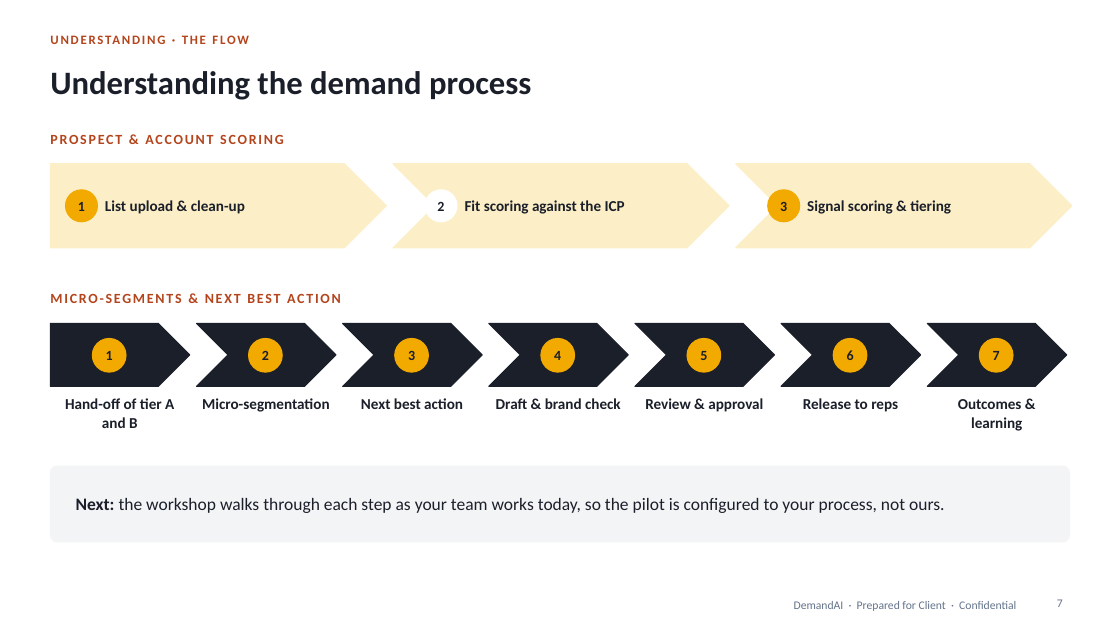
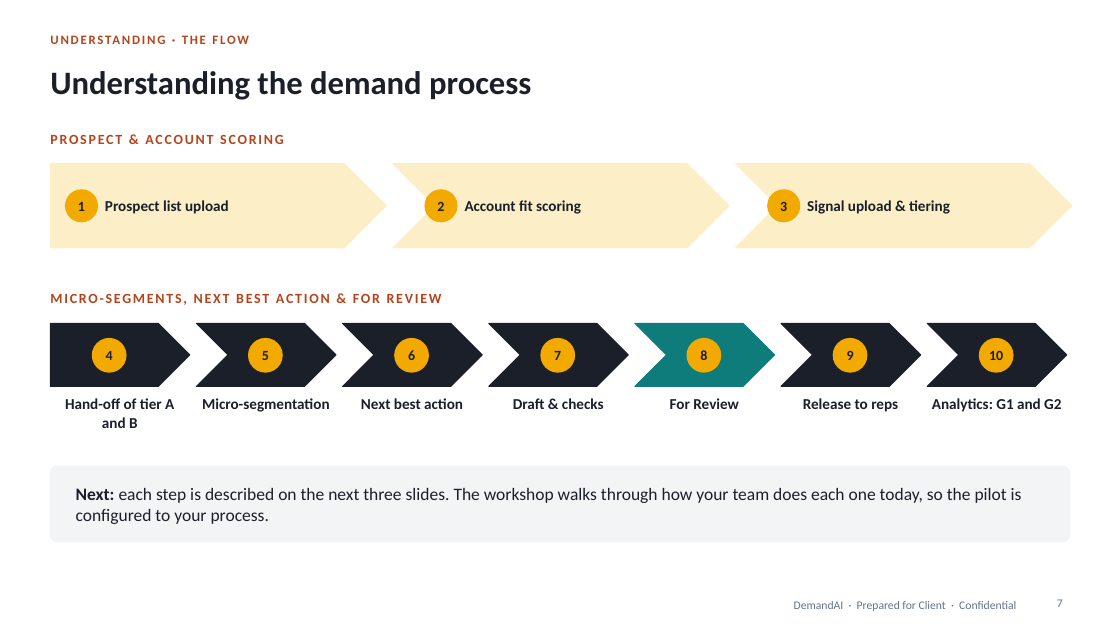
Before and after one commit to shantanusharma-commits/Demand-AI---POC, a slide deck: slide 7 of proposal/DemandAI_Pilot_Proposal.pptx. Drawn at 1120x630 pixels with LibreOffice and Linux fonts; fonts in the diff are those of the drawing. Boxes give left, top, right and bottom in pixels: in the first picture for what was removed or moved away, otherwise in the second. Text is boxed around its words. In the diff, an @@ line names an element or a change of style, - is before the commit and + after.

```diff
--- a/proposal/DemandAI_Pilot_Proposal.pptx
+++ b/proposal/DemandAI_Pilot_Proposal.pptx
@@ text at <box>105,200,229,214</box>: text changed @@
-List upload & clean-up
+Prospect list upload
@@ ellipse at <box>425,190,457,222</box>: fill #FFFFFF to #F2A900; outline #FFFFFF 1 pt to #F2A900 1 pt @@
@@ text at <box>465,200,581,214</box>: text changed @@
-Fit scoring against the ICP
+Account fit scoring
@@ text at <box>807,200,950,214</box>: text changed @@
-Signal scoring & tiering
+Signal upload & tiering
@@ text at <box>50,294,442,305</box>: text changed @@
-MICRO-SEGMENTS & NEXT BEST ACTION
+MICRO-SEGMENTS, NEXT BEST ACTION & FOR REVIEW
@@ chevron at <box>635,323,775,386</box>: fill #1B1F2A to #0E7C7B; outline #1B1F2A 1 pt to #0E7C7B 1 pt @@
@@ text at <box>106,351,113,360</box>: text changed @@
-1
+4
@@ text at <box>262,351,269,360</box>: text changed @@
-2
+5
@@ text at <box>408,350,415,360</box>: text changed @@
-3
+6
@@ text at <box>554,351,561,360</box>: text changed @@
-4
+7
@@ text at <box>700,350,707,360</box>: text changed @@
-5
+8
@@ text at <box>847,351,854,360</box>: text changed @@
-6
+9
@@ text at <box>989,351,1003,360</box>: text changed @@
-7
+10
@@ text at <box>513,398,604,409</box>: text changed @@
-Draft & brand check
+Draft & checks
@@ text at <box>670,398,739,409</box>: text changed @@
-Review & approval
+For Review
@@ text at <box>932,398,1061,412</box>: text changed @@
-Outcomes & learning
+Analytics: G1 and G2
@@ text at <box>76,488,1022,524</box>: text changed @@
-Next: the workshop walks through each step as your team works today, so the pilot is configured to your process, not ours.
+Next: each step is described on the next three slides. The workshop walks through how your team does each one today, so the pilot is configured to your process.
```
Also in this commit, not shown: 11 other slides changed, 5 slides added, 2 slides removed, 1 other file.
